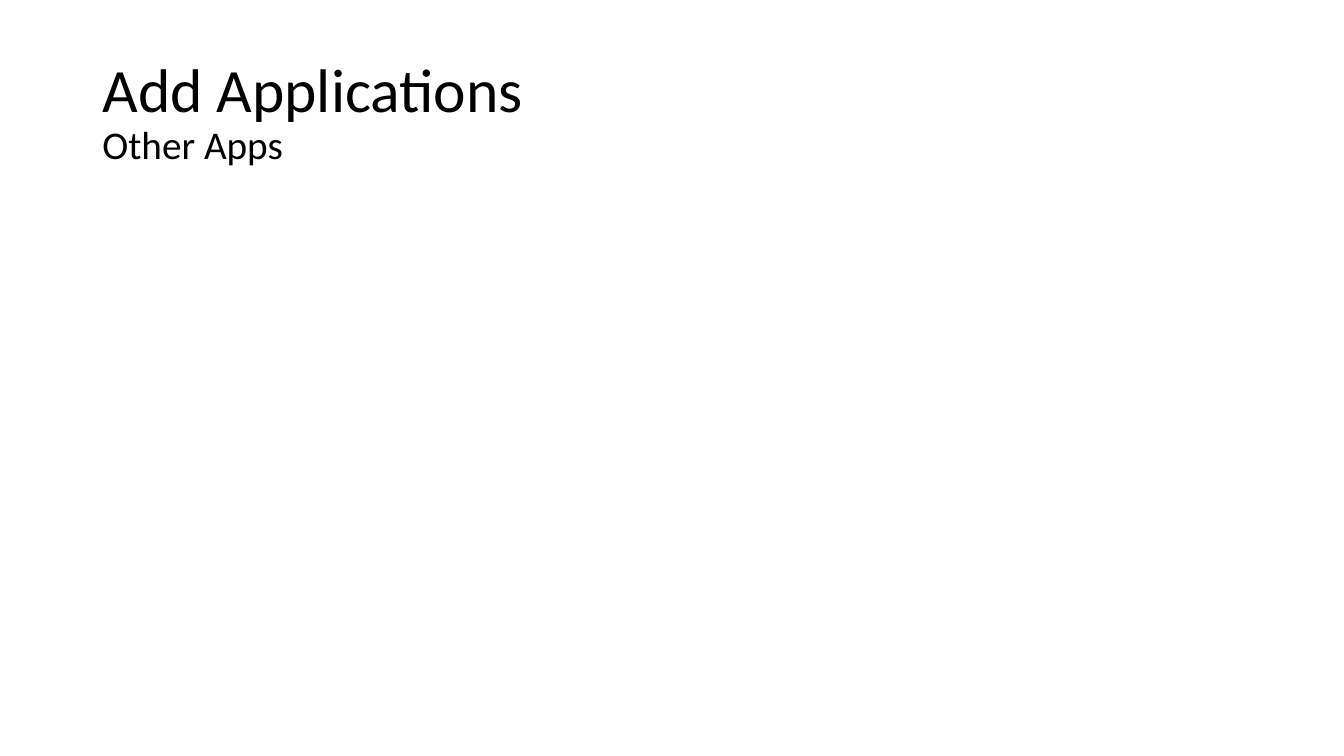
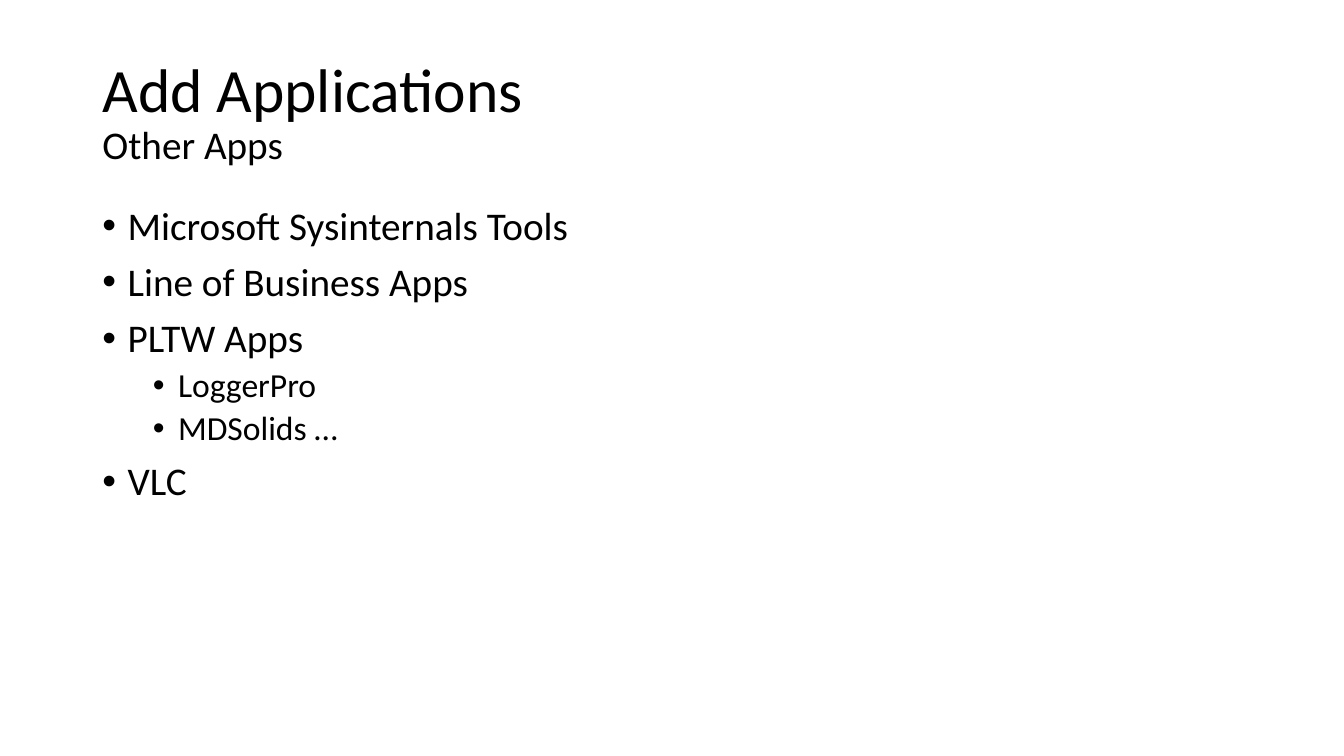
Before and after one commit to fydexx/HECC-2018, a slide deck: slide 8 of Part_01/Section02.pptx (slide 7 before the commit). Drawn at 1344x756 pixels with LibreOffice and Linux fonts; fonts in the diff are those of the drawing. Boxes give left, top, right and bottom in pixels: in the first picture for what was removed or moved away, otherwise in the second. Text is boxed around its words. In the diff, an @@ line names an element or a change of style, - is before the commit and + after.

```diff
--- a/Part_01/Section02.pptx
+++ b/Part_01/Section02.pptx
@@ text added at <box>128,212,568,496</box>, 28 pt, text #000000 @@
+• Microsoft Sysinternals Tools
+• Line of Business Apps
+• PLTW Apps
+  • LoggerPro
+  • MDSolids …
+• VLC
```
Also in this commit, not shown: 4 other slides changed, 1 slide added.
